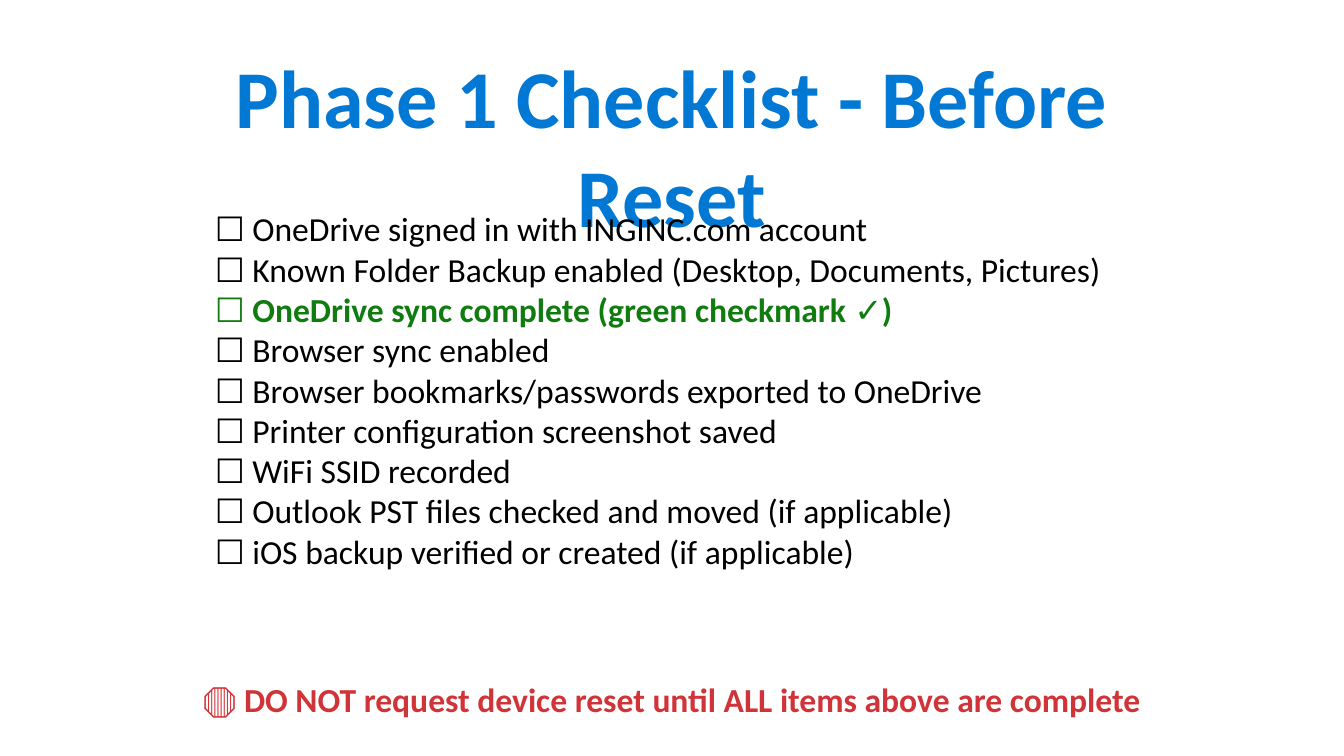
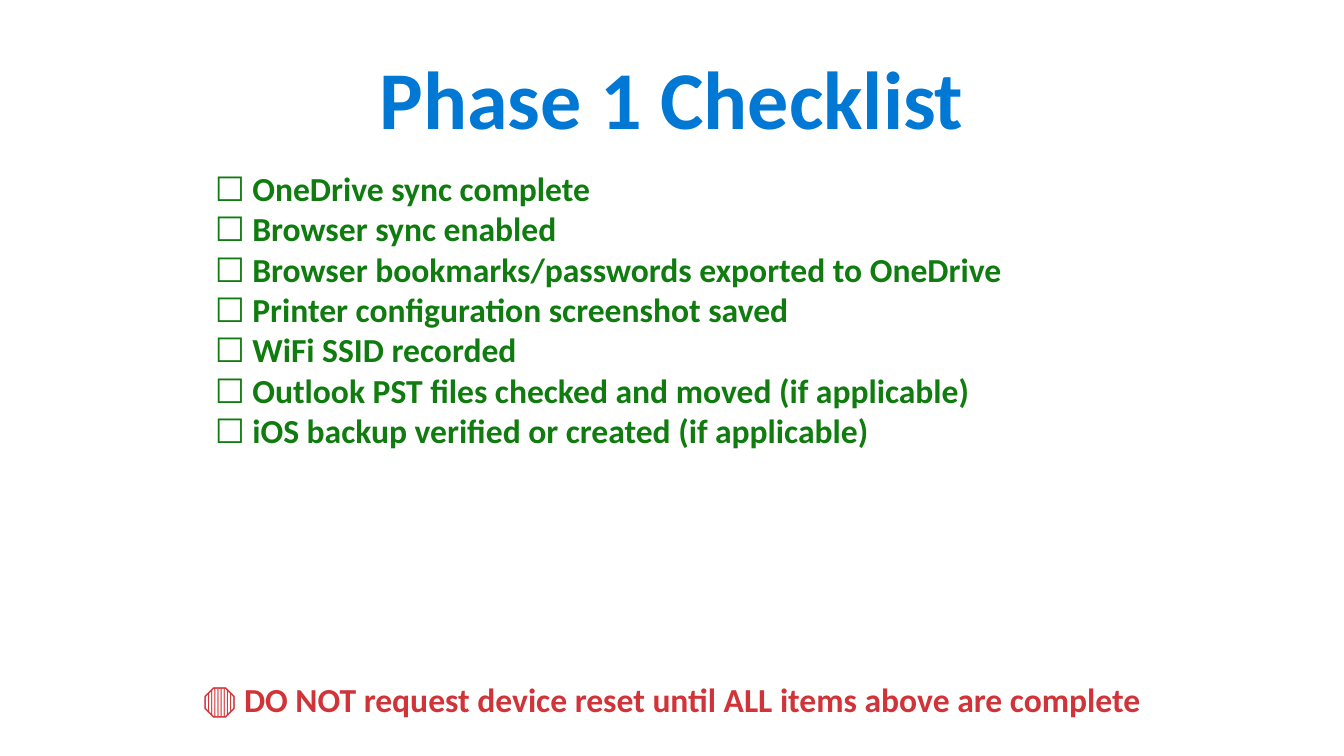
Before and after one commit to ipsghonline/tmp, a slide deck: slide 9 of presentation/Phase1-Backup-Guide.pptx. Drawn at 1344x756 pixels with LibreOffice and Linux fonts; fonts in the diff are those of the drawing. Boxes give left, top, right and bottom in pixels: in the first picture for what was removed or moved away, otherwise in the second. Text is boxed around its words. In the diff, an @@ line names an element or a change of style, - is before the commit and + after.

```diff
--- a/presentation/Phase1-Backup-Guide.pptx
+++ b/presentation/Phase1-Backup-Guide.pptx
@@ text at (379,71,963,130): text changed @@
-Phase 1 Checklist - Before Reset
+Phase 1 Checklist
@@ text at (252,177,590,207): text changed; text colour #000000 to #107C10; bold on @@
-☐ OneDrive signed in with INGINC.com account
-☐ Known Folder Backup enabled (Desktop, Documents, Pictures)
-☐ OneDrive sync complete (green checkmark ✓)
+☐ OneDrive sync complete
@@ text at (252,217,1001,449): text colour #000000 to #107C10, bold on @@
```
Also in this commit, not shown: 7 other slides changed, 1 slide added, 2 slides removed.
